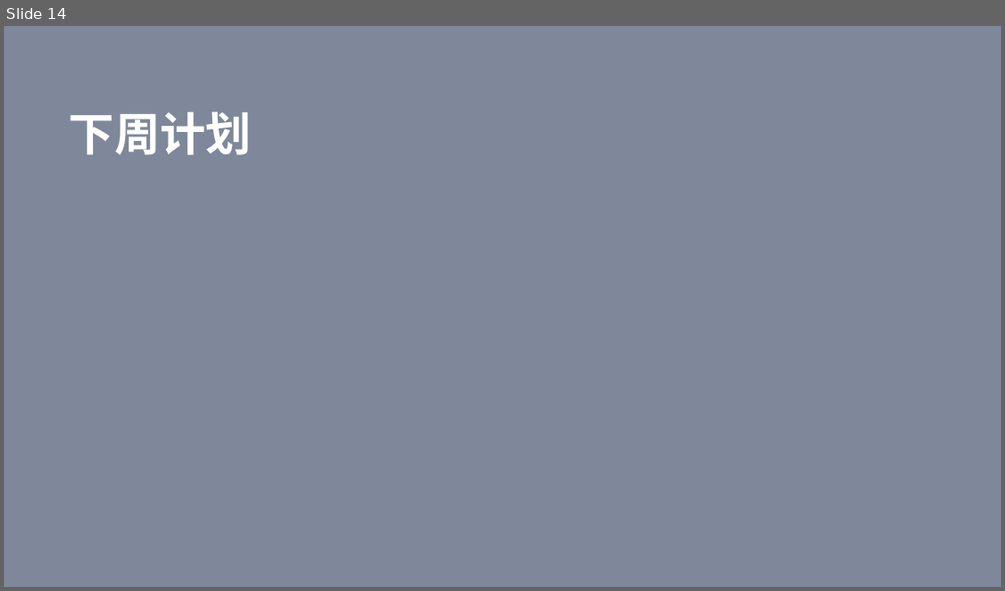
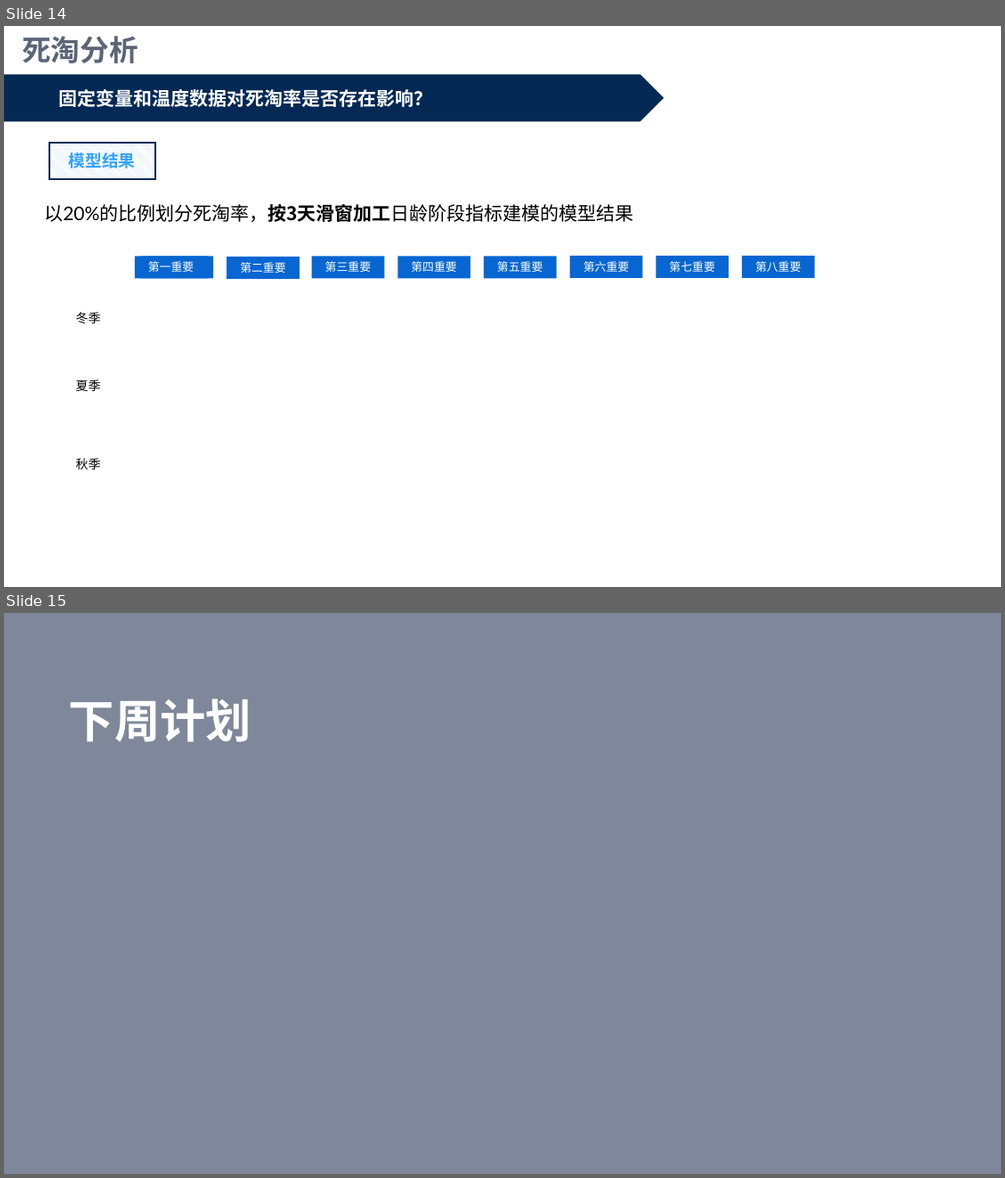
Before and after one commit to xiaoyanyan0/chickenfarming, a slide deck: 阶段性结论/week 0516v0.1.pptx. Shown one above the other, each under a label of ours: slide 14 before the commit, slides 14 and 15 after it. The pictures are 1005x591 and 1005x1178 pixels, drawn with LibreOffice and Linux fonts; fonts in the diff are those of the drawing. Boxes give left, top, right and bottom in pixels: in the first picture for what was removed or moved away, otherwise in the second. Text is boxed around its words. In the diff, an @@ line names an element or a change of style, - is before the commit and + after.

```diff
--- a/阶段性结论/week 0516v0.1.pptx
+++ b/阶段性结论/week 0516v0.1.pptx
@@ slide 14 added at bbox=[4, 26, 1001, 587], background #FFFFFF @@
@@ text added at bbox=[22, 36, 138, 63], 28 pt, text #5C6576, bold @@
+死淘分析
@@ pentagon arrow added at bbox=[4, 75, 663, 122], fill #032954 @@
@@ text added at bbox=[59, 89, 433, 107], 18 pt, text #FFFFFF, bold @@
+固定变量和温度数据对死淘率是否存在影响？
@@ rectangle added at bbox=[48, 143, 155, 179], fill pattern #C6E0FD on #FFFFFF, outline #032954 1.5 pt, 16 pt, text #33A3FF, bold @@
+模型结果
@@ text added at bbox=[44, 204, 634, 222], 18 pt, text #000000 @@
+以20%的比例划分死淘率，按3天滑窗加工日龄阶段指标建模的模型结果
@@ rectangle added at bbox=[135, 257, 208, 279], fill #0766D1, 11 pt, text #FFFFFF @@
+第一重要
@@ rectangle added at bbox=[141, 257, 213, 279], fill #0766D1, 11 pt, text #FFFFFF @@
+第一重要
@@ rectangle added at bbox=[226, 257, 299, 279], fill #0766D1, 11 pt, text #FFFFFF @@
+第二重要
@@ rectangle added at bbox=[312, 257, 385, 279], fill #0766D1, 11 pt, text #FFFFFF @@
+第三重要
@@ rectangle added at bbox=[398, 257, 470, 279], fill #0766D1, 11 pt, text #FFFFFF @@
+第四重要
@@ rectangle added at bbox=[484, 257, 557, 279], fill #0766D1, 11 pt, text #FFFFFF @@
+第五重要
@@ rectangle added at bbox=[570, 256, 643, 278], fill #0766D1, 11 pt, text #FFFFFF @@
+第六重要
@@ rectangle added at bbox=[656, 256, 728, 278], fill #0766D1, 11 pt, text #FFFFFF @@
+第七重要
@@ rectangle added at bbox=[742, 256, 815, 278], fill #0766D1, 11 pt, text #FFFFFF @@
+第八重要
@@ text added at bbox=[76, 312, 101, 323], 12 pt, text #000000 @@
+冬季
@@ text added at bbox=[76, 379, 101, 391], 12 pt, text #000000 @@
+夏季
@@ text added at bbox=[76, 458, 101, 469], 12 pt, text #000000 @@
+秋季
@@ what was slide 14 is now slide 15 @@
```
Also in this commit, not shown: 1 slide changed, 9 other slides added, 9 slides removed, 13 other files.
